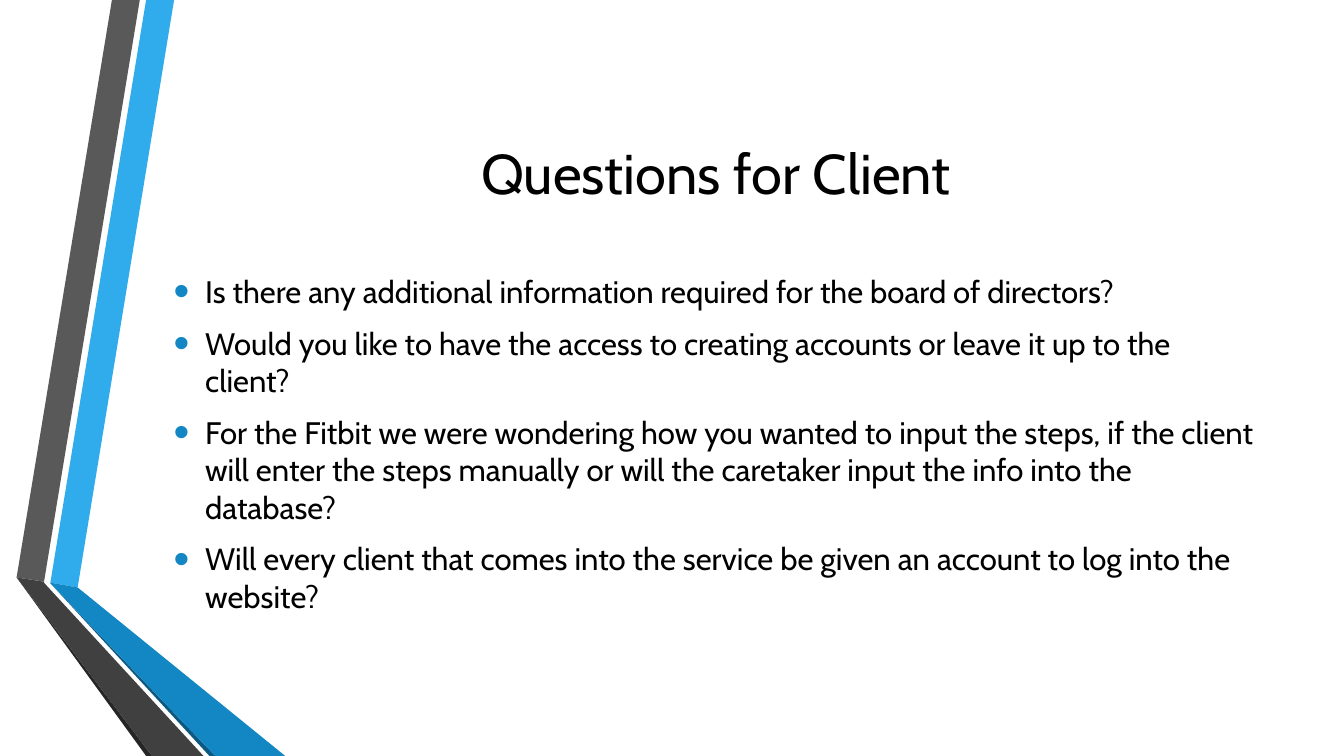
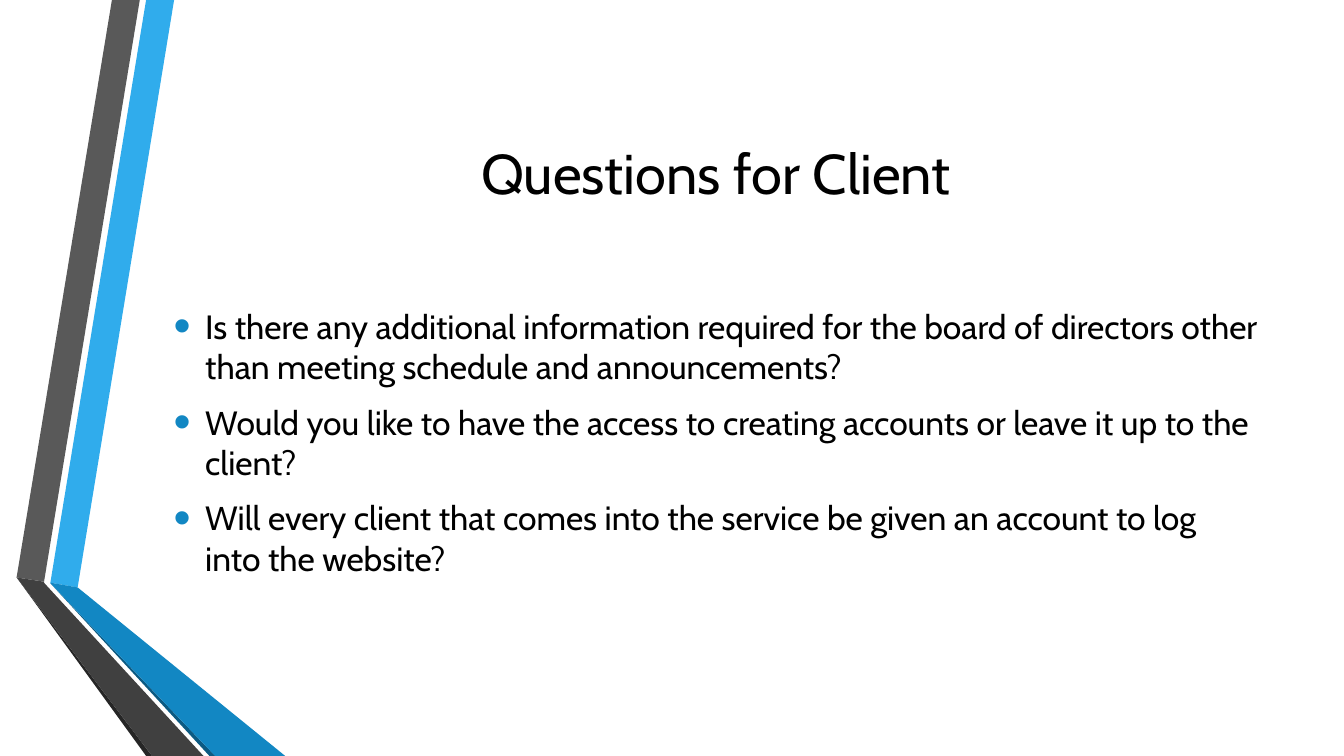
Before and after one commit to amirbukhari/HPS, a slide deck: slide 15 of Main Metaphor.pptx (slide 14 before the commit). Drawn at 1344x756 pixels with LibreOffice and Linux fonts; fonts in the diff are those of the drawing; background and template pictures are left out. Boxes give left, top, right and bottom in pixels: in the first picture for what was removed or moved away, otherwise in the second. Text is boxed around its words. In the diff, an @@ line names an element or a change of style, - is before the commit and + after.

Commit message:
presentation

```diff
--- a/Main Metaphor.pptx
+++ b/Main Metaphor.pptx
@@ text at bbox=[205, 313, 1257, 387]: text changed; size 22.2 to 24 pt @@
-• Is there any additional information required for the board of directors?
+• Is there any additional information required for the board of directors other than meeting schedule and announcements?
@@ text at bbox=[205, 409, 1249, 572]: size 22.2 to 24 pt in "Would you like to have the access ...", "Will every client that comes into the ..." @@
@@ text at bbox=[205, 420, 1252, 520]: paragraph removed @@
-• For the Fitbit we were wondering how you wanted to input the steps, if the client will enter the steps manually or will the caretaker input the info into the database?
```
Also in this commit, not shown: 4 other slides changed, 1 slide added, 1 other file.
